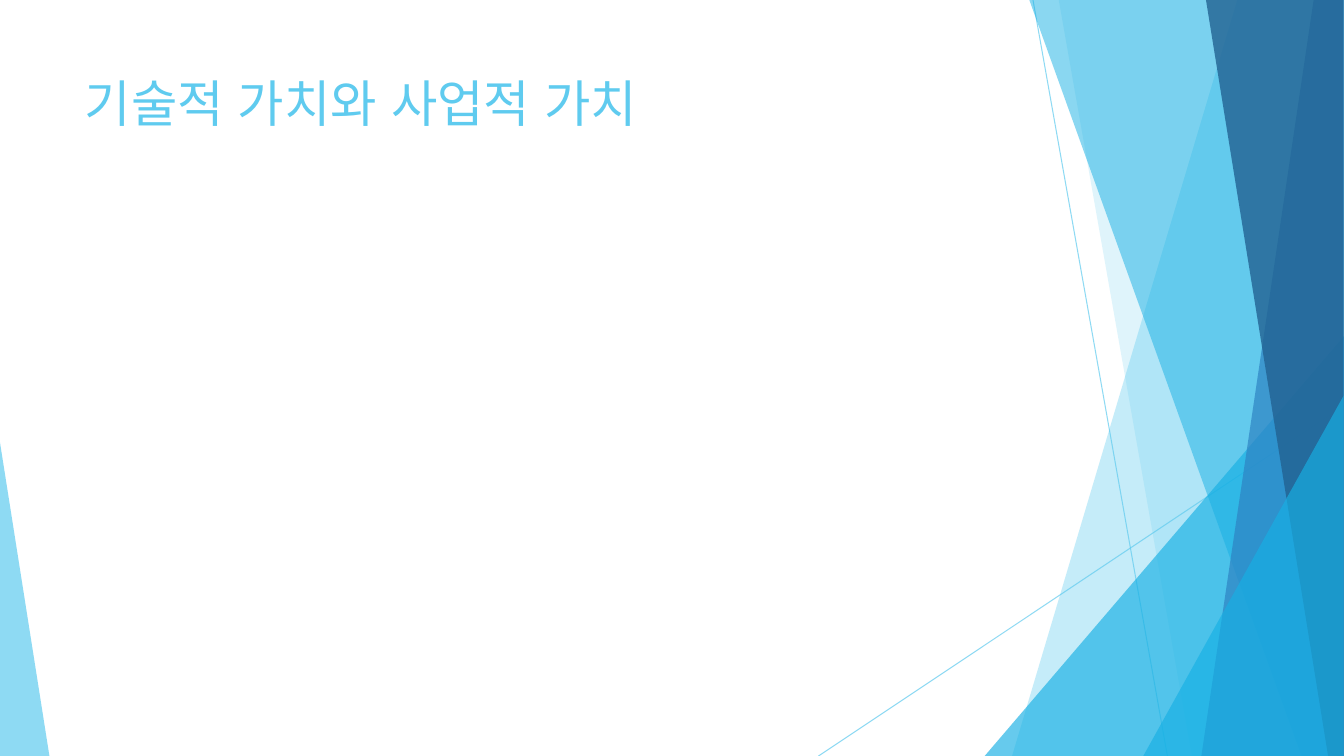
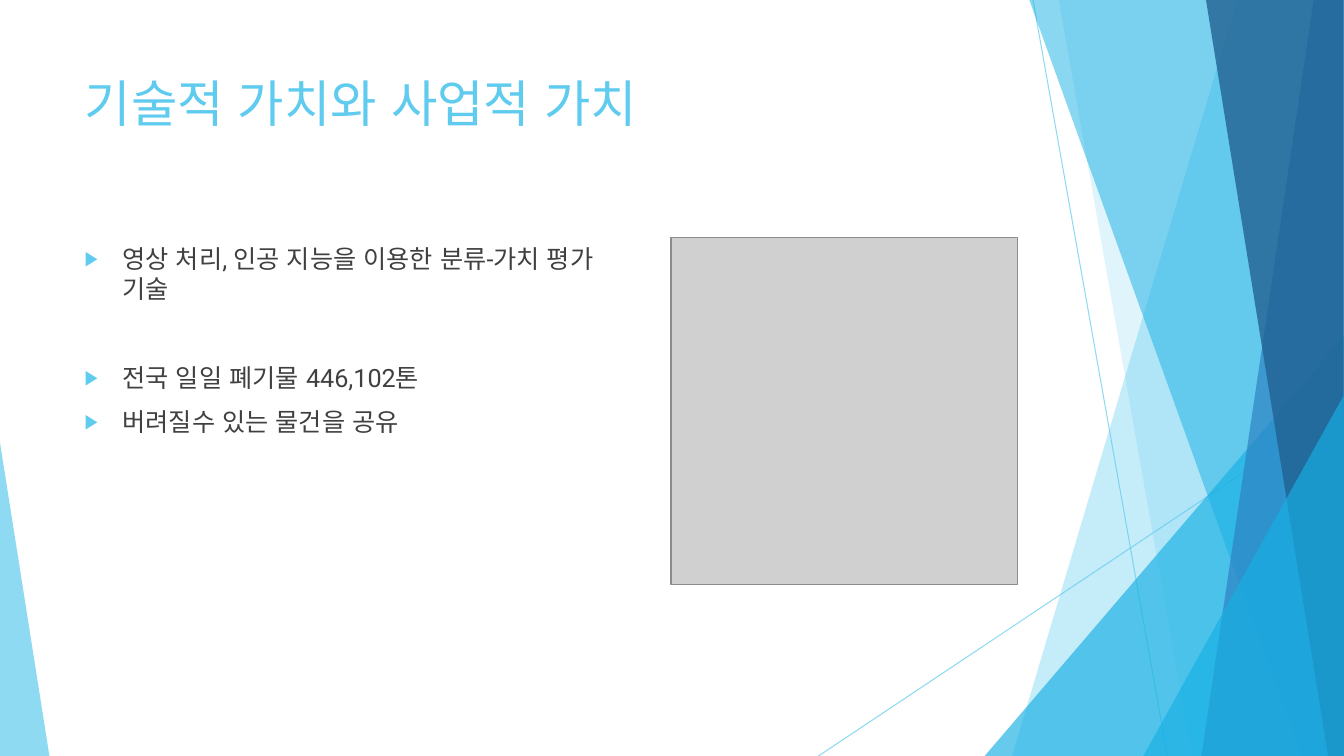
Before and after one commit to DYGames/ict_idea, a slide deck: slide 9 of ict_김도엽.pptx. Drawn at 1344x756 pixels with LibreOffice and Linux fonts; fonts in the diff are those of the drawing; grey boxes stand for pictures. Boxes give left, top, right and bottom in pixels: in the first picture for what was removed or moved away, otherwise in the second. Text is boxed around its words. In the diff, an @@ line names an element or a change of style, - is before the commit and + after.

```diff
--- a/ict_김도엽.pptx
+++ b/ict_김도엽.pptx
@@ picture added at (x1=671, y1=238, x2=1018, y2=585) @@
@@ text added at (x1=123, y1=247, x2=593, y2=433), 18 pt, text #404040 @@
+▶ 영상 처리, 인공 지능을 이용한 분류-가치 평가 기술
+▶ 전국 일일 폐기물 446,102톤
+▶ 버려질수 있는 물건을 공유
```
Also in this commit, not shown: 9 other slides changed, 1 slide removed.
